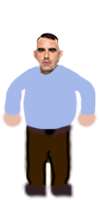
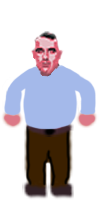
Layered file, before and after one edit (100 x 200). Changes by layer:
added layer "Furyer_portrait" above "ivandrazic.jpg__300x0_q92_crop_subsampling-2_upscale" over box(31, 31, 64, 77)
hid "ivandrazic.jpg__300x0_q92_crop_subsampling-2_upscale", moved it above "R (1)" over box(32, 31, 64, 77)
painted on "Arm1 copy" over box(3, 113, 21, 127)
painted on "Arm1" over box(78, 113, 96, 127)
